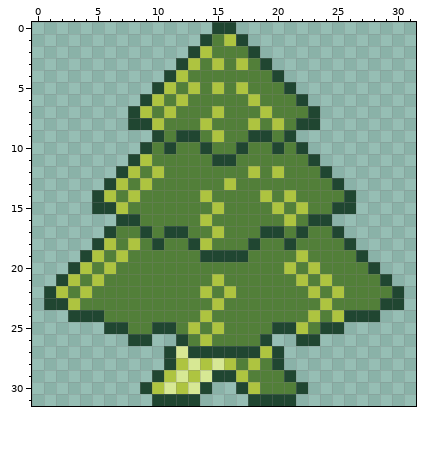
File history of a pixel-art sprite, res/img/levels/snow/softwall.png. The picture above is the old version.
The file is 32x32 pixels.
And afterwards:
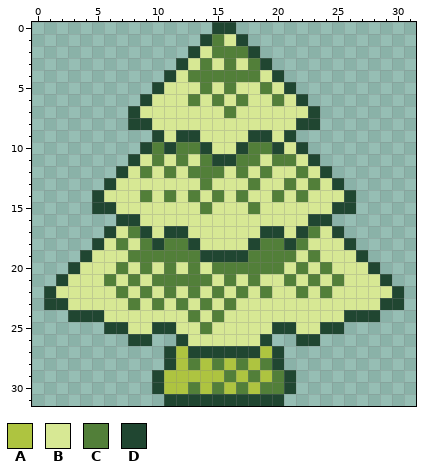
Palette (. is transparent): A #aec440  B #d7e894  C #527f39  D #204631
From the commit log: Update tree sprite for snow level.
Change:
Changed rows in their new state; - is an unchanged pixel.
first column x 2:
 1 --------------B-------------
 2 ------------B---------------
 3 -----------B-B-B------------
 4 ----------B------B----------
 5 ---------BBB-B-BB-B---------
 6 --------BBB-B-B-BB-B--------
 7 -------BBBBBBB-BBBBBB-------
 8 --------BBBBBBBBBBBB--------
 9 ---------B--BBBB--B---------
10 -------------BB----B--------
11 -------B-B-B-----B--B-------
12 ------B-B-B---B-B-BB-B------
13 -----BBBBBBB-BBB-BB-B-B-----
14 ----BBB-B-B-B-B-BB-B-BBB----
15 -----BBBBBBB-BBB-BBBBBB-----
16 -------BBBBBBBBBBBBBB-------
17 -----B--B--BBBBBB--B--B-----
18 ----B-B-----BBBB-----BBB----
19 ---BBB--------------B-BBB---
20 --BBB-B-B-B-B------B-B-BBB--
21 -BBB-B-B-----B-B-BB-B-B-BBB-
22 BBBBB-B-B-B-B-B-B-BB-B-BBBBB
23 -BBBBB-B-B-B-B-BBBBBBBBBBBB-
24 ----BBBBBBB-B-BBBBBBBBBB----
25 ------BB--BB-BBBBB--BB------
26 -----------BBBBBB-----------
27 ----------A-----------------
28 -----------C-C--------------
29 ----------A-AAC--A----------
30 -------.DA-CACAC---D.-------
31 --------.---DDDD---.--------
Changed places in both pictures, as pixel boxes (x1, y1, x2, y2):
changed: (56, 34, 392, 406)
